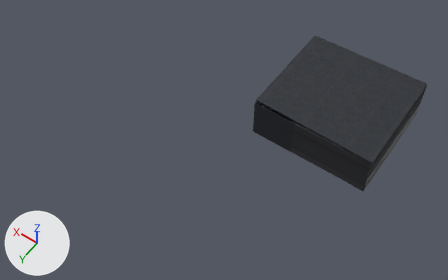
The FBX model Assets/ImportedMeshes/escenario/sala_2_final.fbx: old version first, new version second.
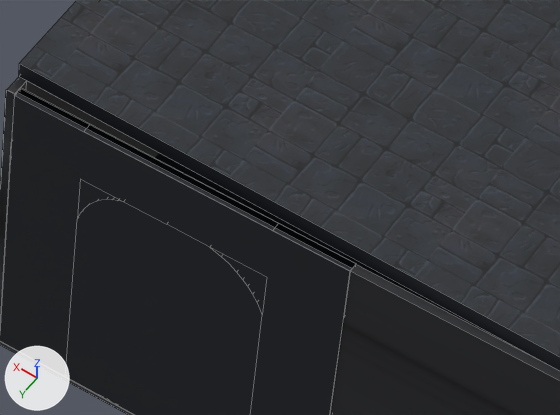
Each version appears first whole from a 50 mm lens placed at (-8.49, 25.76, 21.74), pointed at (0.95, 12.54, 0.98), and next in a close-up on the part from 57% to 71% of the width and 33% to 50% of the height. Arrows for +X, +Y and +Z are at lower left; the lights stay in place. The close-ups show mesh edges as thin lines. Vertices at the same position are counted once.

Script lines for the objects in view, before the commit:
```python
me_cube = bpy.data.meshes.new('Cube')
me_cube.from_pydata(...)  # 300 vertices, 219 faces; spans x -4.7..4.0, y 4.6..21.1, z -1.1..1.4
# faces by material slot: [169, 40, 10]
me_cube.materials.append(mat_suelo2)  # picture img_dungeon_floor_01_by_makestuffhapen_d70456w_fullview_jpg
me_cube.materials.append(mat_ladrillo)  # picture img_ladrillo_jpg
me_cube.materials.append(mat_pared_puerta)  # picture img_suelo_png
# before: 57 (-4.7, 10.1, 1.0), 66 (-4.7, 10.0, 1.0), 67 (-4.7, 10.0, -1.0), 132 (1.0, 9.9, 1.0) at pixel (26, 80), 136 (1.1, 9.9, 1.0) at pixel (18, 76)
# before: 210 (1.1, 9.9, 1.1) at pixel (19, 63), 212 (-4.7, 10.1, 1.1)
ob_paredes = bpy.data.objects.new('paredes', me_cube)
ob_paredes.location = (0.0, 0.0, 0.0)
```
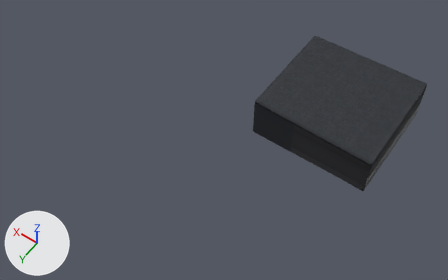
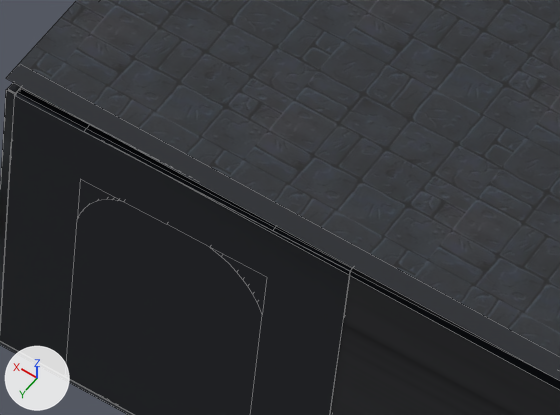
Commit message: sala 2 arreglado

Boxes [x1, y1, x2, y2] around the edits, measured in the close-ups (560 x 415 px):
part 1 of me_cube, added (black): after [6, 63, 560, 390]

Edits to the bpy script that builds the scene:
```text
Change me_cube:
    used by ob_paredes; location = (0.0, 0.0, 0.0)
    verts and faces of me_cube; kept vertices keep their numbers, new ones are numbered from 300
    remove me_cube.from_pydata(...)  # 300 vertices, 219 faces; spans x -4.7..4.0, y 4.6..21.1, z -1.1..1.4
    add me_cube.from_pydata(...)  # 309 vertices, 224 faces; spans x -4.7..4.0, y 4.6..21.1, z -1.1..1.4
    me_cube part 1
    add for new, old in zip([*range(300, 308)], [57, 57, 66, 67, 132, 136, 136, 212]): verts[new] = verts[old] + (0.0, 0.1, 0.0)
    add verts[308] = (1.1, 10.1, 1.1)  # pixel (5, 78)
    add faces += [(57, 136, 305, 300), (210, 308, 307, 212), (57, 301, 304, 132), (57, 301, 306, 136)]  # mat_suelo2 (picture img_dungeon_floor_01_by_makestuffhapen_d70456w_fullview_jpg)
    add faces += [(66, 67, 303, 302)]  # mat_ladrillo (picture img_ladrillo_jpg)
```
